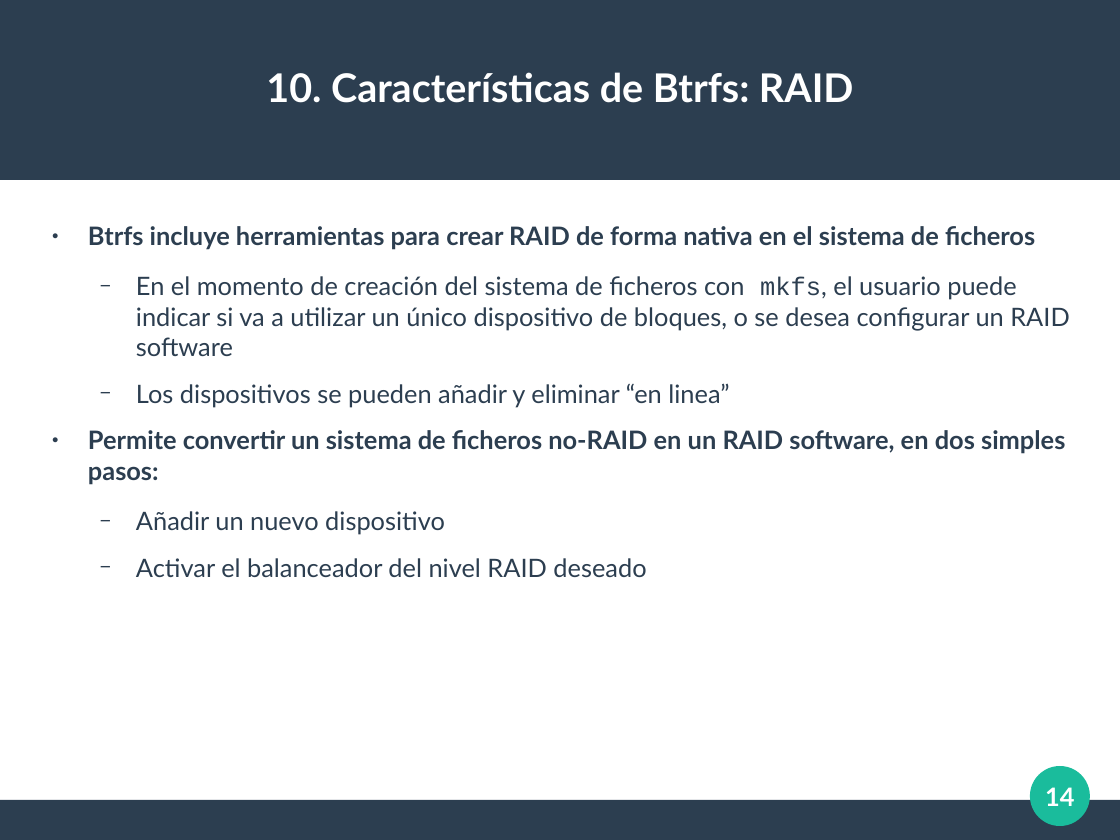
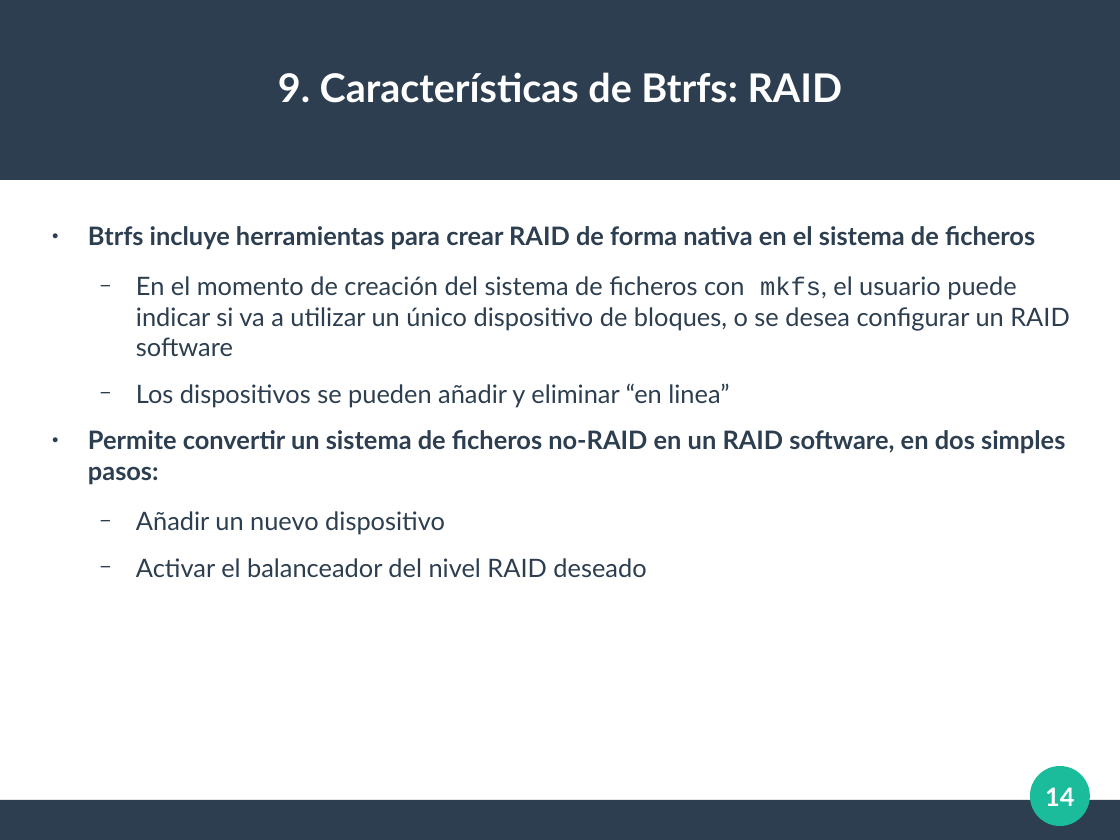
Before and after one commit to AlmuHS/Practicas_AdminServidores, a slide deck: slide 14 of Trabajo_Btrfs/Presentacion_Btrfs.odp. Drawn at 1120x840 pixels with LibreOffice and Linux fonts; fonts in the diff are those of the drawing. Boxes give left, top, right and bottom in pixels: in the first picture for what was removed or moved away, otherwise in the second. Text is boxed around its words. In the diff, an @@ line names an element or a change of style, - is before the commit and + after.

```diff
--- a/Trabajo_Btrfs/Presentacion_Btrfs.odp
+++ b/Trabajo_Btrfs/Presentacion_Btrfs.odp
@@ title at <box>278,72,842,103</box>: text changed @@
-10. Características de Btrfs: RAID
+9. Características de Btrfs: RAID
```
Also in this commit, not shown: 14 other slides changed.
